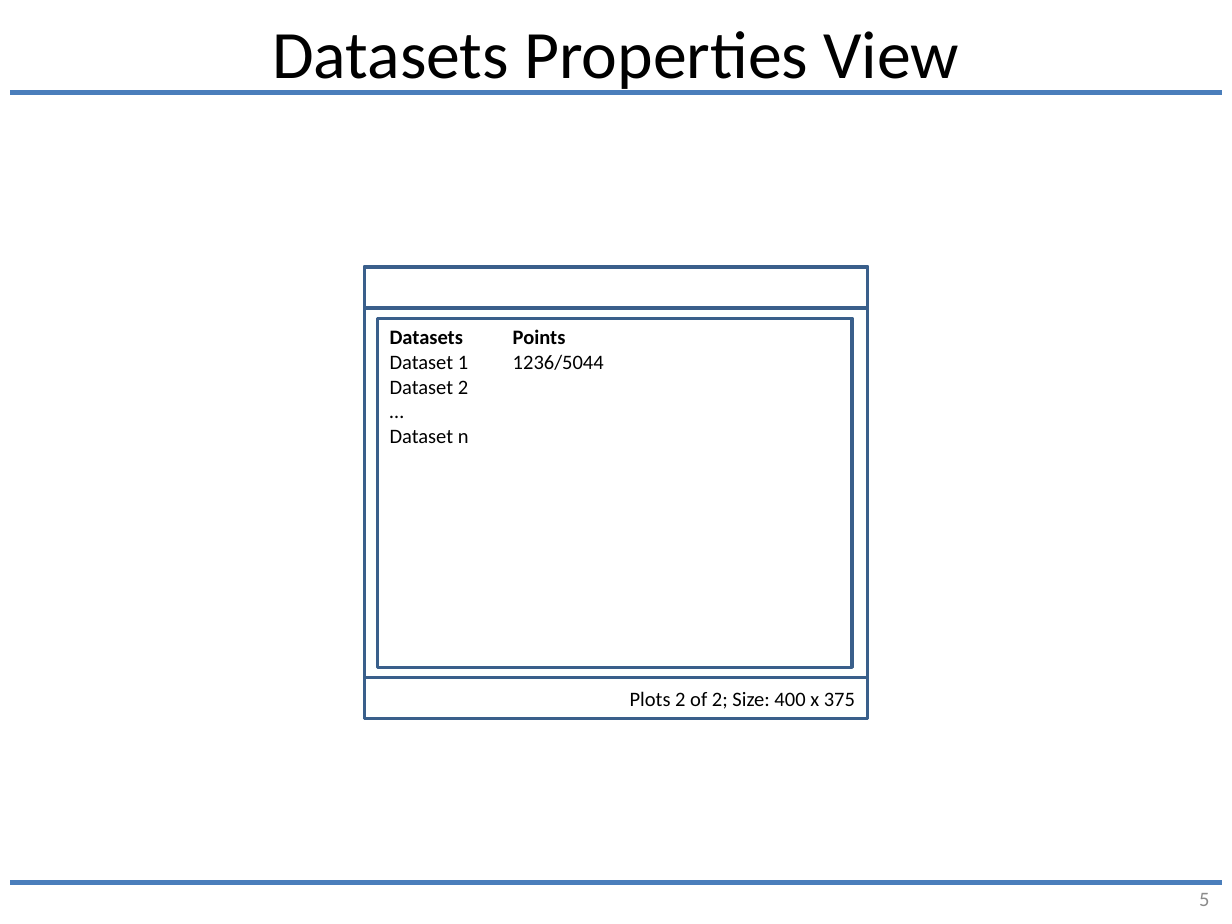
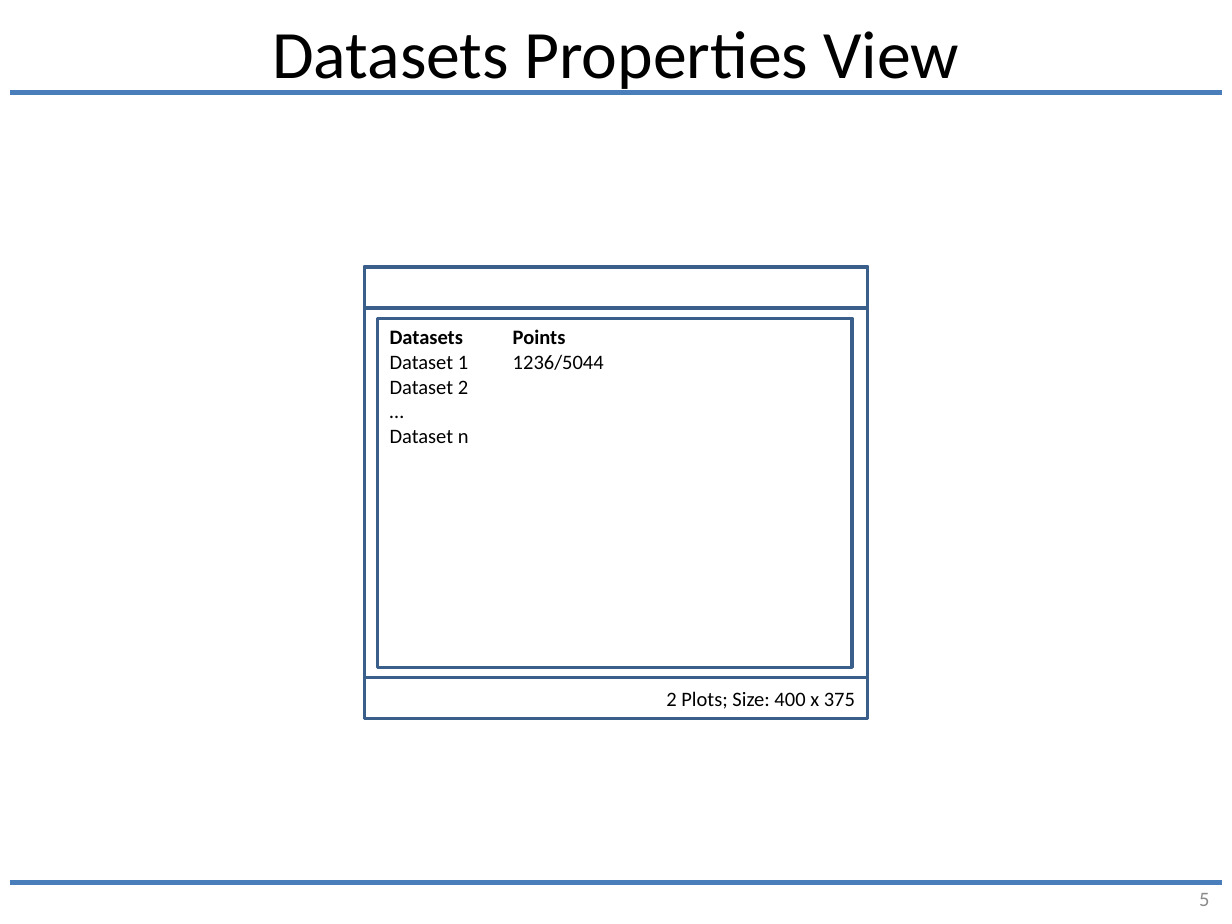
Before and after one commit to joesgordon/gordoza-code, a slide deck: slide 5 of java/JChartLib/docs/ui_framing.pptx. Drawn at 1232x924 pixels with LibreOffice and Linux fonts; fonts in the diff are those of the drawing; background and template pictures are left out. Boxes give left, top, right and bottom in pixels: in the first picture for what was removed or moved away, otherwise in the second. Text is boxed around its words. In the diff, an @@ line names an element or a change of style, - is before the commit and + after.

```diff
--- a/java/JChartLib/docs/ui_framing.pptx
+++ b/java/JChartLib/docs/ui_framing.pptx
@@ text in rectangle at box(666, 691, 855, 709): text changed @@
-Plots 2 of 2; Size: 400 x 375
+2 Plots; Size: 400 x 375
```
Also in this commit, not shown: 2 other slides changed, 33 other files.
